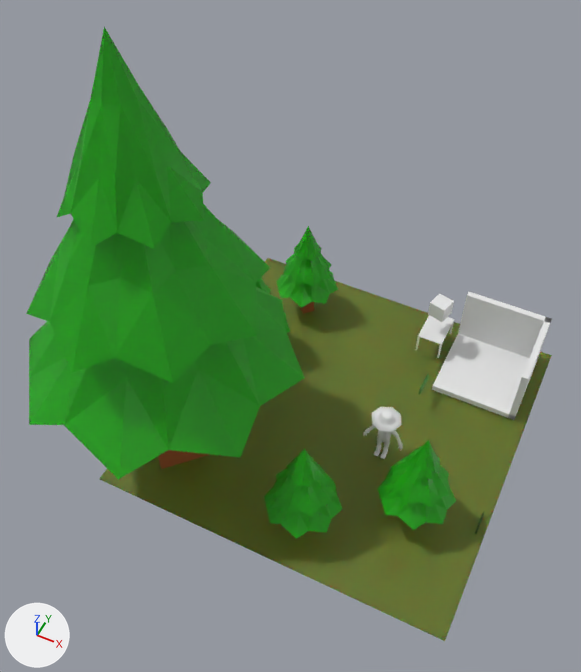
One commit to the Blender file scène/scenetest.blend: the scene before it, then after it.
Rendered twice from a camera (50 mm lens) standing at (5.3, -67.2, 76.0) and looking at (-17.1, -22.3, 19.8). The lights are fixed; the arrows at lower left show +X, +Y and +Z.

Before the edit, the objects in view are built like this:
```python
ob_chambre = bpy.data.objects.new('chambre', me_plan)
ob_chambre.location = (-1.1, -1.8, 0.3)
ob_chambre.scale = (5.01, 5.01, 5.01)
ob_chopp = bpy.data.objects.new('chopp', me_cylindre)
ob_chopp.location = (-7.6, 0.9, 7.1)
ob_chopp.scale = (0.331, 0.331, 0.331)
ob_cube = bpy.data.objects.new('Cube', me_cube)
ob_cube.location = (-8.3, -0.5, 7.5)
ob_cube.rotation_euler = (1.318, -1.571, 0.0)  # degrees (76, -90, 0)
ob_table = bpy.data.objects.new('table', me_cube_001)
ob_table.location = (-8.4, -0.3, 3.7)
ob_table.rotation_euler = (-0.000559, 0.000378, 1.559)  # degrees (0, 0, 89)
ob_table.scale = (2.29, 1.5, 0.0518)
ob_tree3_leaves_003 = bpy.data.objects.new('Tree3_Leaves.003', me_cone_004)
ob_tree3_leaves_003.location = (-2.3, -23.5, 9.9)
ob_tree3_leaves_003.scale = (0.283, 0.283, 0.283)
# also in view: 'Plan' at (-14.6, -14.7, 0.1); 'Character' at (-8.1, -17.7, 3.8); 'Tree3_Leaves.002' at (-25.3, -1.2, 7.1); 'Tree3_Leaves.001' at (-12.1, -29.5, 7.2); 'Tree3_Leaves' at (-29.1, -26.5, 24.7)
```
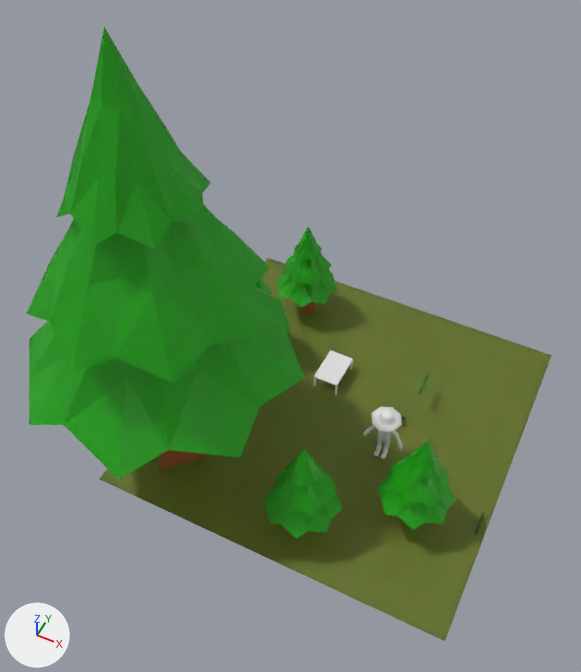
What differs and where, as boxes (x1, y1, x2, y2) in the pictures (581 x 672 px):
```json
{"object": "chambre", "change": "deleted", "before": [432, 292, 552, 420]}
{"object": "table", "change": "moved", "before": [415, 315, 454, 358], "after": [313, 350, 353, 395]}
{"object": "Cube", "change": "deleted", "before": [428, 294, 454, 322]}
```

Scene script edits in JSON lines:
```json
{"op": "set", "path": "ob_table.location", "old": "(-8.4, -0.3, 3.7)", "new": "(-17.5, -10.1, 1.8)"}
{"op": "set", "path": "ob_chopp.location", "old": "(-7.6, 0.9, 7.1)", "new": "(-7.5, -12.9, 0.6)"}
{"op": "remove", "block": "ob_cube", "code": ["ob_cube = bpy.data.objects.new('Cube', me_cube)", "ob_cube.location = (-8.3, -0.5, 7.5)", "ob_cube.rotation_euler = (1.318, -1.571, 0.0)  # degrees (76, -90, 0)"]}
{"op": "remove", "block": "ob_chambre", "code": ["ob_chambre = bpy.data.objects.new('chambre', me_plan)", "ob_chambre.location = (-1.1, -1.8, 0.3)", "ob_chambre.scale = (5.01, 5.01, 5.01)"]}
```
